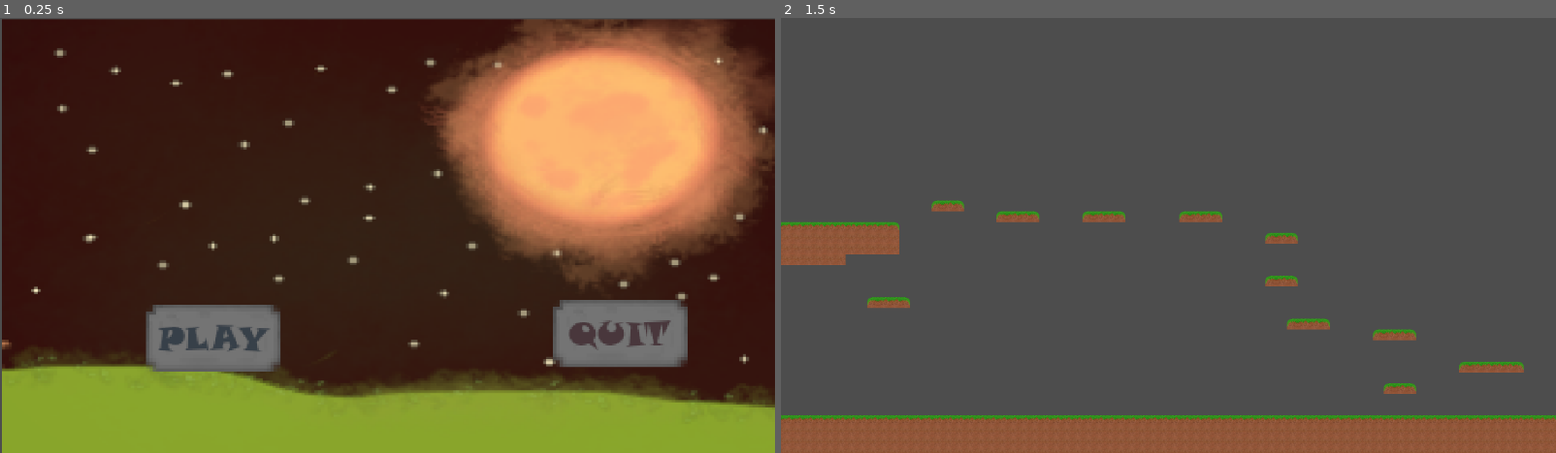
Above: before the commit, frames 1-2 (left to right).
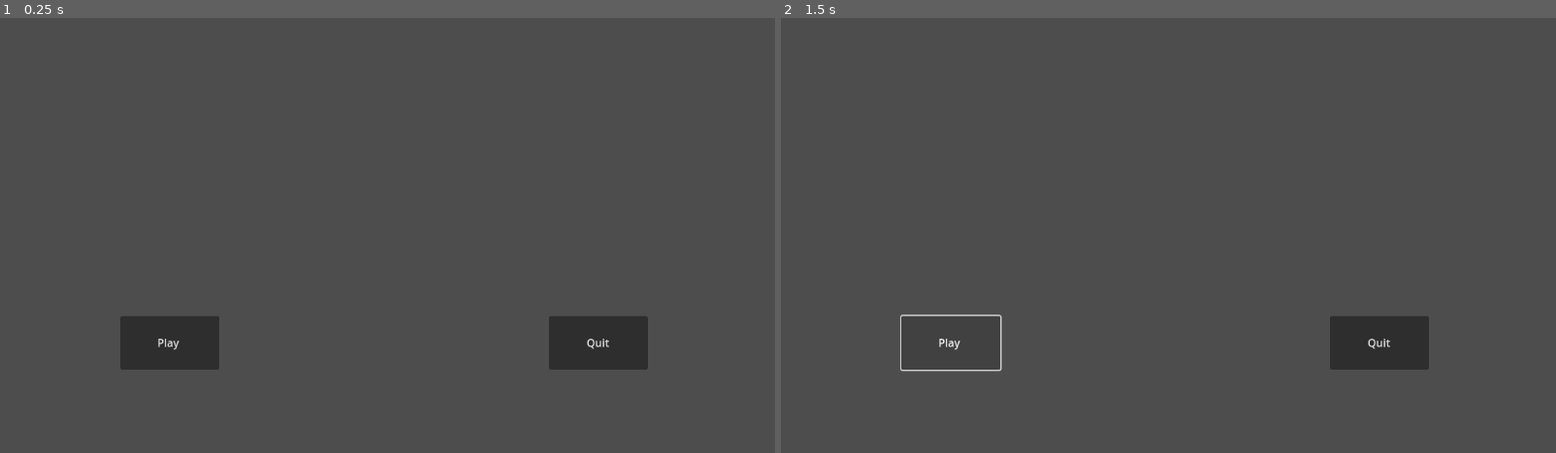
Above: after the commit, the same moments.

Repository: caldoe2/The-Extinguisher-
Game: Godot game, scene res://worlds/startingscreen.tscn
The game is run twice, just before and just after one commit, with the same random seed, the same clock (stepped at 60 frames per second) and the same inputs. Before the commit the project starts from res://worlds/startscreen.tscn.
Inputs (mouse positions are in pixels of both pictures, inside the frame that each line leads up to):
- Up to frame 1 (0.25 s): no input
- Up to frame 2 (1.5 s): click (951, 344) at 0.5 s, where only the run after the commit has a clickable "Play"; click (951, 344) at 1.25 s, where only the run after the commit has a clickable "Play"

The runs differ from the first frame. In frame 1, 98% of the frame differs, in the area x 0-100%, y 0-100%; in frame 2, 13%.

Commit message:
fixed sprites high res

Diff:
--- a/project.godot
+++ b/project.godot
@@ -11,7 +11,7 @@
 [application]
 
 config/name="The-extinguisher-"
-run/main_scene="res://worlds/startscreen.tscn"
+run/main_scene="res://worlds/startingscreen.tscn"
 config/features=PackedStringArray("4.2", "Mobile")
 
 [dotnet]
@@ -44,11 +44,6 @@
 , Object(InputEventKey,"resource_local_to_scene":false,"resource_name":"","device":-1,"window_id":0,"alt_pressed":false,"shift_pressed":false,"ctrl_pressed":false,"meta_pressed":false,"pressed":false,"keycode":0,"physical_keycode":4194322,"key_label":0,"unicode":0,"echo":false,"script":null)
 ]
 }
-fire={
-"deadzone": 0.5,
-"events": [Object(InputEventMouseButton,"resource_local_to_scene":false,"resource_name":"","device":-1,"window_id":0,"alt_pressed":false,"shift_pressed":false,"ctrl_pressed":false,"meta_pressed":false,"button_mask":0,"position":Vector2(0, 0),"global_position":Vector2(0, 0),"factor":1.0,"button_index":1,"canceled":false,"pressed":false,"double_click":false,"script":null)
-]
-}
 
 [rendering]
 
--- /dev/null
+++ b/worlds/startingscreen.tscn
@@ -0,0 +1,23 @@
+[gd_scene load_steps=2 format=3 uid="uid://do7b484sxae5r"]
+
+[ext_resource type="Script" path="res://worlds/startingscreen.gd" id="1_vf12a"]
+
+[node name="startingscreen" type="Node2D"]
+script = ExtResource("1_vf12a")
+
+[node name="startbutton" type="Button" parent="."]
+offset_left = 179.0
+offset_top = 444.0
+offset_right = 326.0
+offset_bottom = 524.0
+text = "Play "
+
+[node name="quitbutton" type="Button" parent="."]
+offset_left = 816.0
+offset_top = 444.0
+offset_right = 963.0
+offset_bottom = 524.0
+text = "Quit"
+
+[connection signal="pressed" from="startbutton" to="." method="_on_startbutton_pressed"]
+[connection signal="pressed" from="quitbutton" to="." method="_on_quitbutton_pressed"]
Binary file added: sprites/coolGuyGrab.png
Not shown, changed: sprites/coolGuyGrab.png.import
Binary file removed: sprites/coolGuyGrabL.png
Binary file removed: sprites/coolGuyGrabR.png
Not shown, removed: sprites/coolGuyGrabR.png.import
Binary file added: sprites/coolGuyIdle.png
Not shown, changed: sprites/coolGuyIdle.png.import
Binary file removed: sprites/coolGuyIdleL.png
Binary file removed: sprites/coolGuyIdleR.png
Binary file added: sprites/coolGuyShoot.png
Not shown, changed: sprites/coolGuyShoot.png.import
Binary file removed: sprites/coolGuyShootL.png
(and 4 more such lines)
